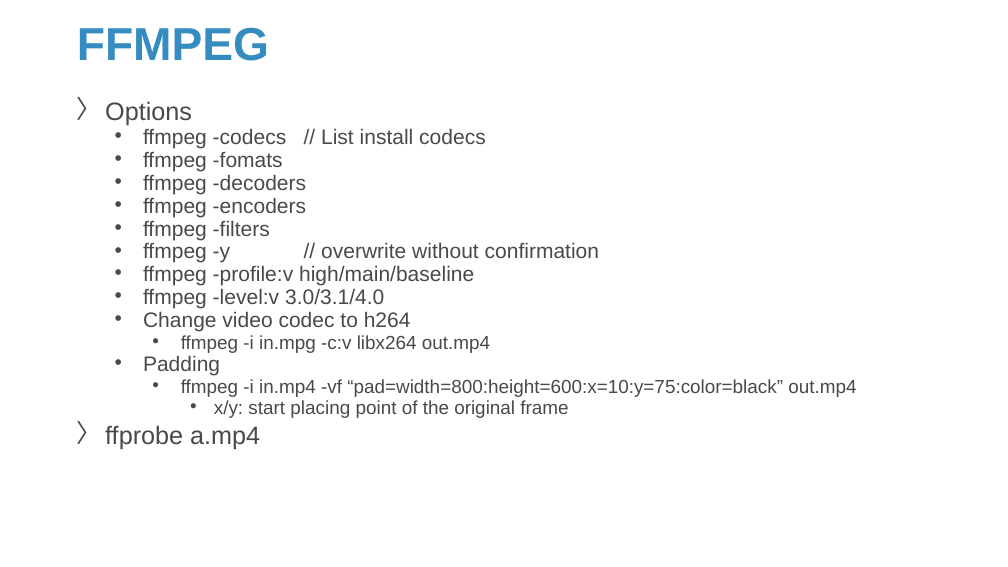
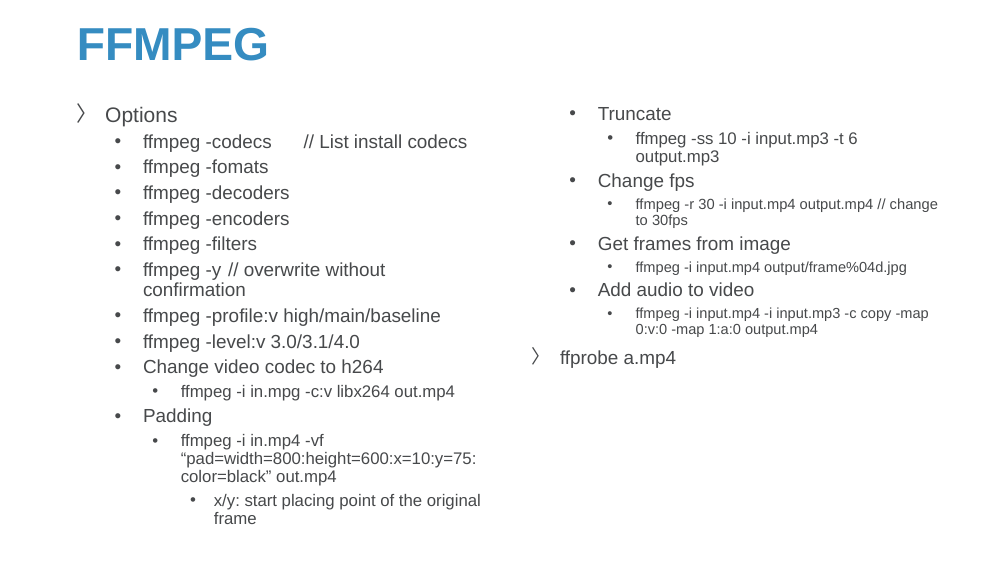
Before and after one commit to Sparks-Lu/TechNotes, a slide deck: slide 6 of Misc/Media-Notes.pptx. Drawn at 1008x567 pixels with LibreOffice and Linux fonts; fonts in the diff are those of the drawing; background and template pictures are left out. Boxes give left, top, right and bottom in pixels: in the first picture for what was removed or moved away, otherwise in the second. Text is boxed around its words. In the diff, an @@ line names an element or a change of style, - is before the commit and + after.

```diff
--- a/Misc/Media-Notes.pptx
+++ b/Misc/Media-Notes.pptx
@@ text "Options" at [105,106,481,524]: size 24 to 20 pt in "Options"; size 20 to 18 pt in "ffmpeg -codecs // List install codecs", "ffmpeg -fomats", "ffmpeg -decoders", "ffmpeg -encoders" and 6 more places; size 18 to 16 pt in "ffmpeg -i in.mpg -c:v libx264 out.mp4", "ffmpeg -i in.mp4 -vf “pad=width=800:height=600:x=10:y=75:col ...", "x/y: start placing point of the original ..."; line spacing 0.7 to 0.9 @@
@@ text added at [560,107,938,368], 13.9 pt, text #47494B @@
+  • Truncate
+    • ffmpeg -ss 10 -i input.mp3 -t 6 output.mp3
+  • Change fps
+    • ffmpeg -r 30 -i input.mp4 output.mp4 // change to 30fps
+  • Get frames from image
+    • ffmpeg -i input.mp4 output/frame%04d.jpg
+  • Add audio to video
+    • ffmpeg -i input.mp4 -i input.mp3 -c copy -map 0:v:0 -map 1:a:0 output.mp4
+〉 ffprobe a.mp4
@@ text at [105,425,260,450]: paragraph removed @@
-〉 ffprobe a.mp4
```
Also in this commit, not shown: 8 other files.
